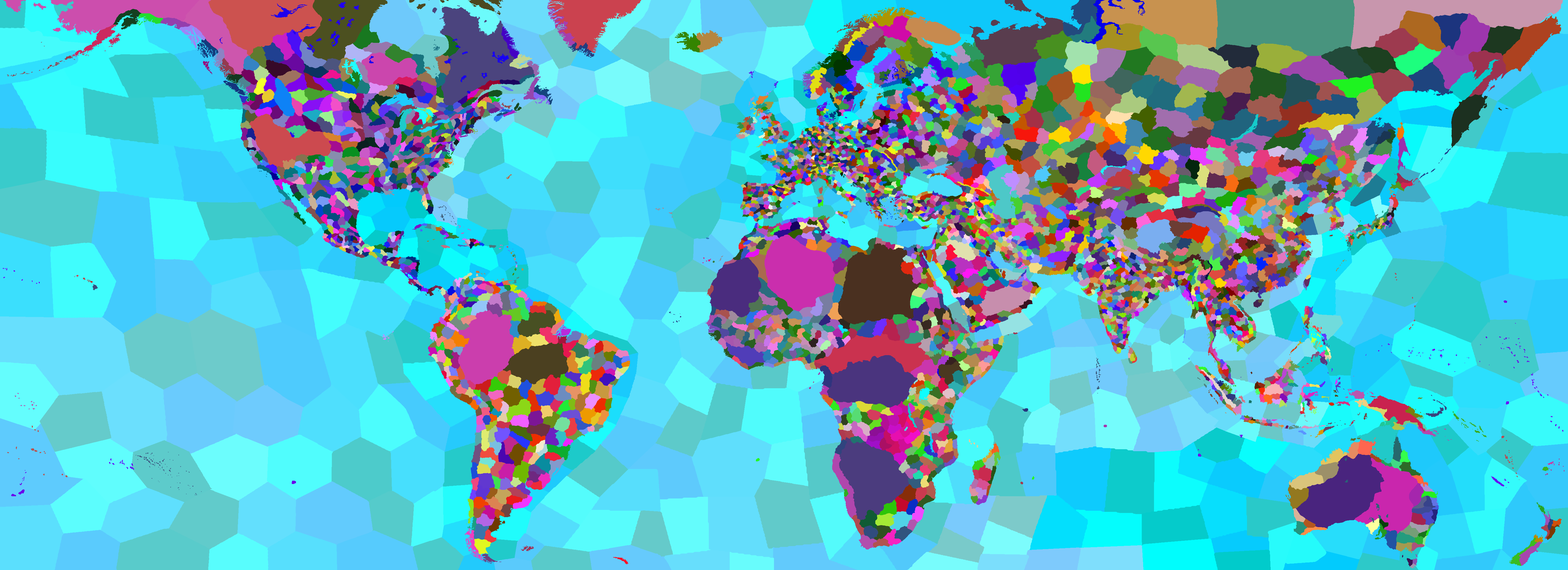
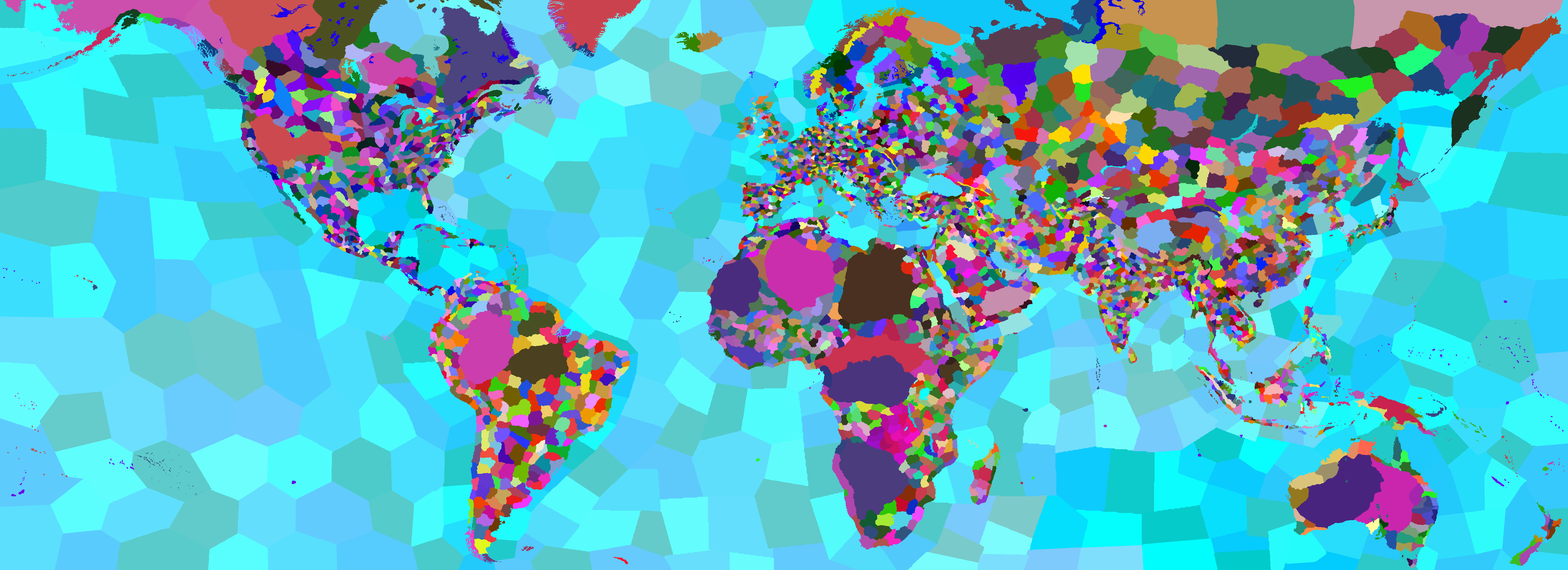
Layered file, before and after one edit (1568×570). Changes by layer:
added layer "Bactria-Khorasan" above "Persia" over (1004, 165, 1111, 229)
